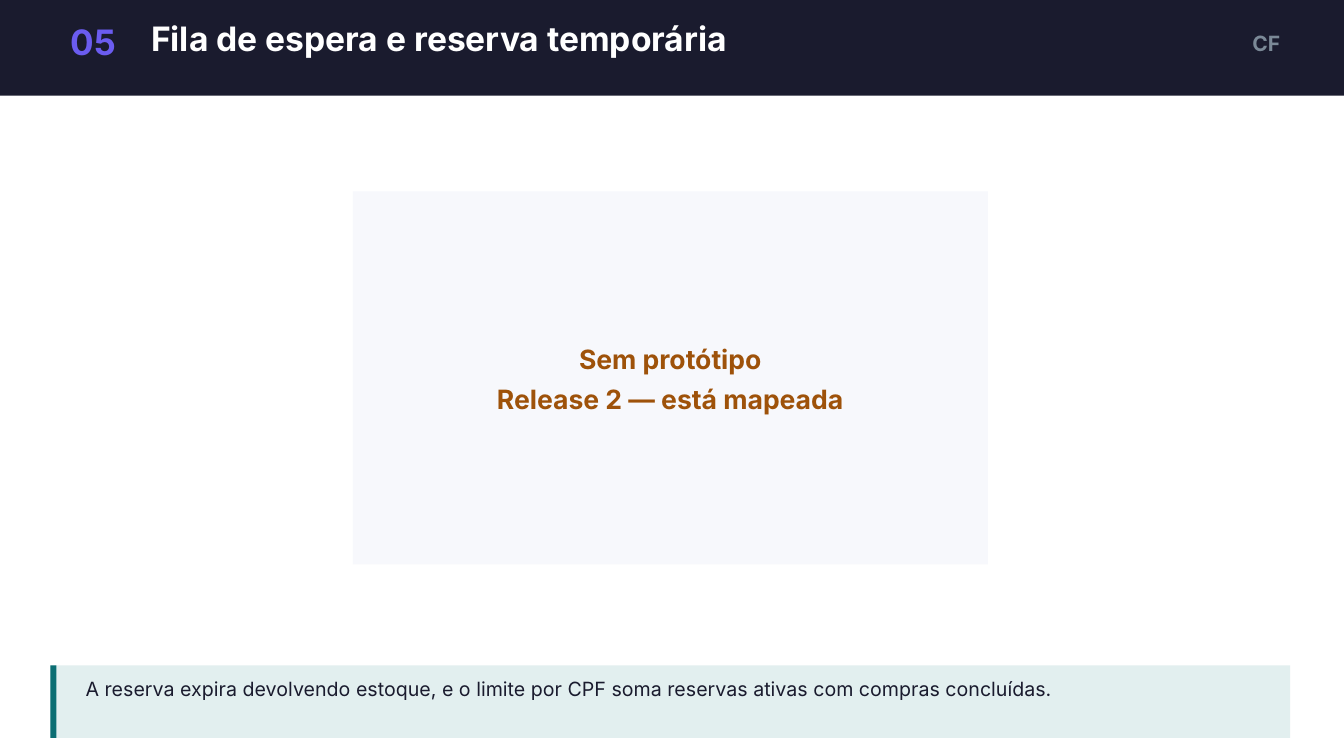
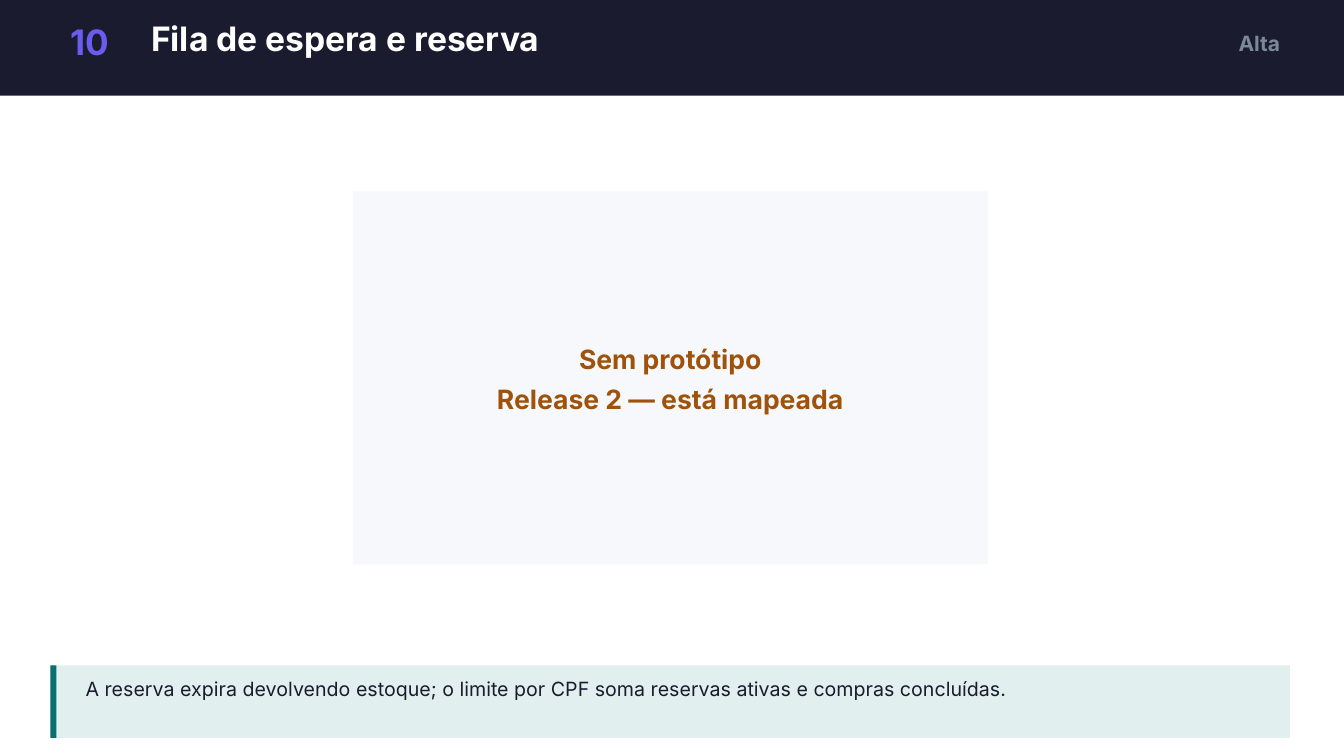
Before and after one commit to dudumalheiros/BilhetePass, a slide deck: slide 14 of docs/slides/BilhetePass-apresentacao.pptx (slide 12 before the commit). Drawn at 1344x756 pixels with LibreOffice and Linux fonts; fonts in the diff are those of the drawing. Boxes give left, top, right and bottom in pixels: in the first picture for what was removed or moved away, otherwise in the second. Text is boxed around its words. In the diff, an @@ line names an element or a change of style, - is before the commit and + after.

```diff
--- a/docs/slides/BilhetePass-apresentacao.pptx
+++ b/docs/slides/BilhetePass-apresentacao.pptx
@@ text at (x1=71, y1=29, x2=110, y2=56): text changed @@
-05
+10
@@ text at (x1=151, y1=25, x2=539, y2=58): text changed @@
-Fila de espera e reserva temporária
+Fila de espera e reserva
@@ text at (x1=1239, y1=36, x2=1281, y2=51): text changed @@
-CF
+Alta
@@ text at (x1=86, y1=681, x2=1006, y2=700): text changed @@
-A reserva expira devolvendo estoque, e o limite por CPF soma reservas ativas com compras concluídas.
+A reserva expira devolvendo estoque; o limite por CPF soma reservas ativas e compras concluídas.
```
Also in this commit, not shown: 5 other slides changed, 9 slides added, 9 slides removed.
